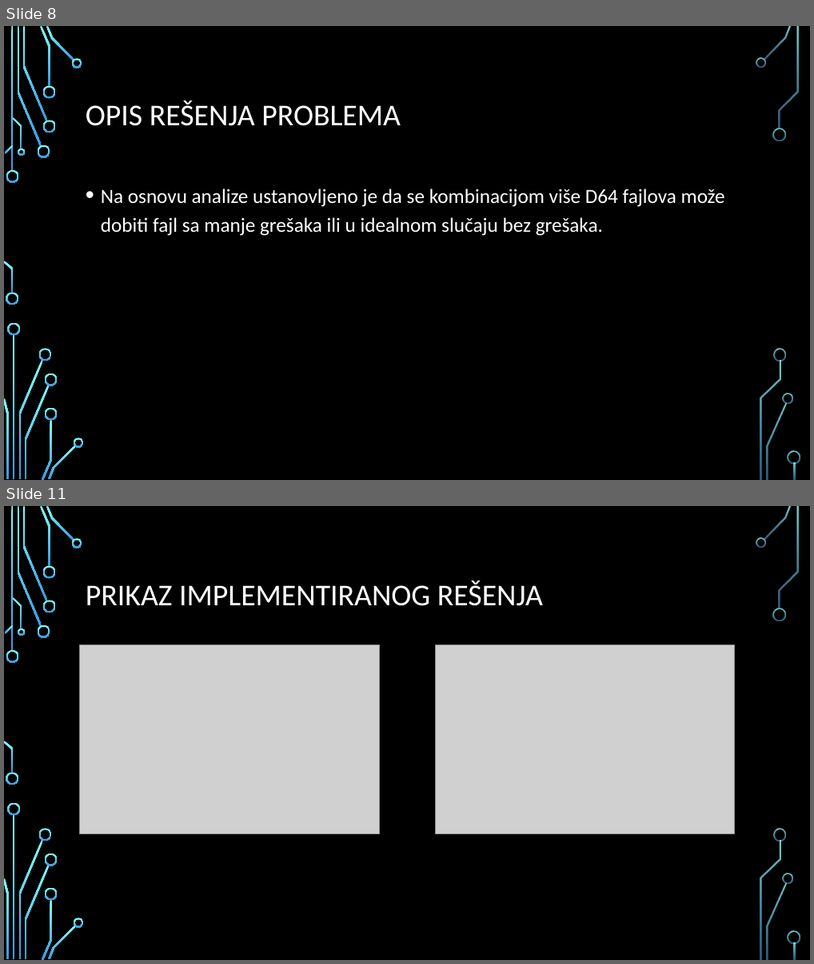
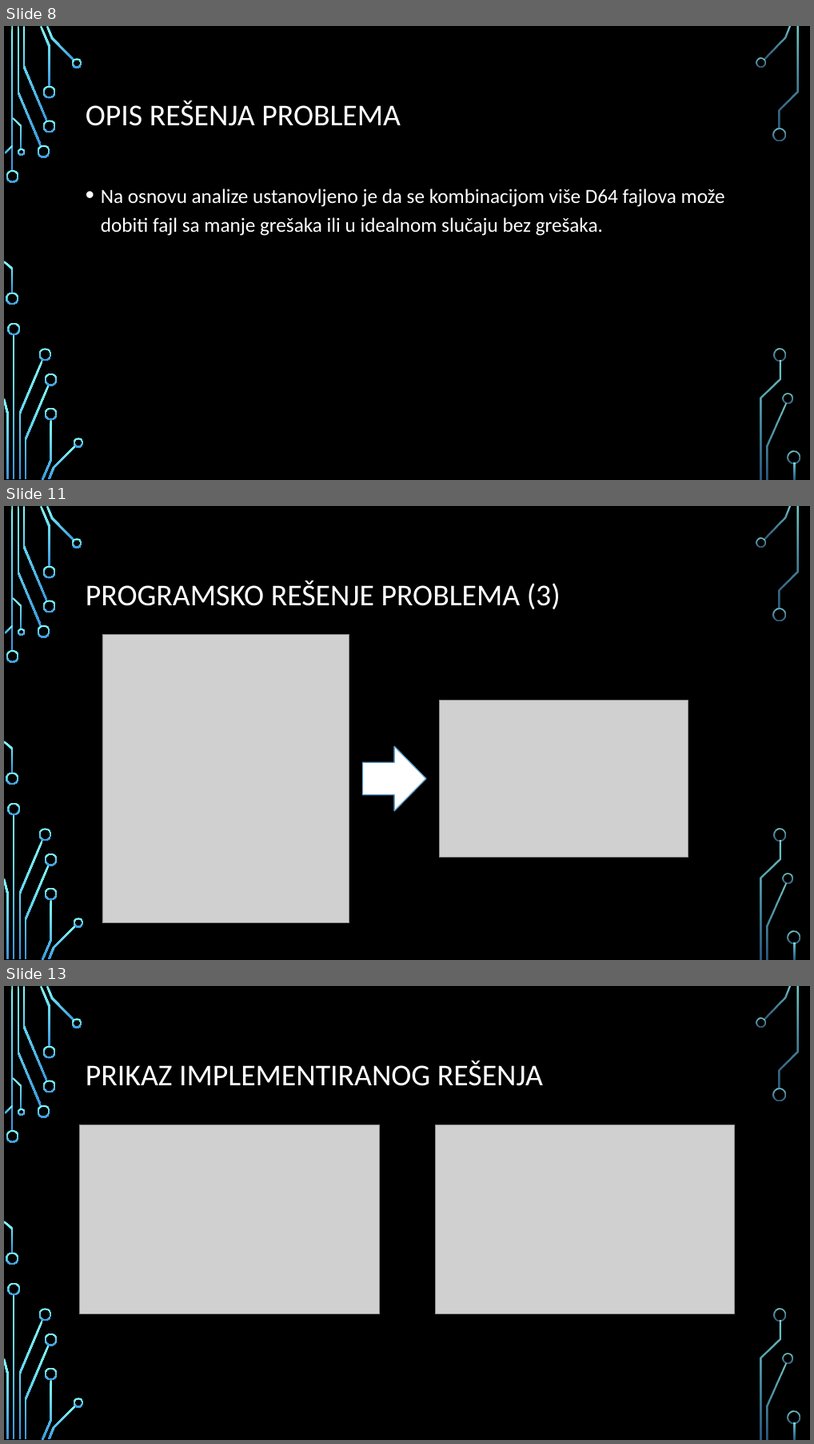
Before and after one commit to DejanPredojevic/Diplomski-rad, a slide deck: Prezentacija.pptx. Shown one above the other, each under a label of ours: slides 8 and 11 before the commit, slides 8, 11 and 13 after it; the slides between them are not shown. The pictures are 814x964 and 814x1444 pixels, drawn with LibreOffice and Linux fonts; fonts in the diff are those of the drawing; grey boxes stand for pictures; background and template pictures are left out. Boxes give left, top, right and bottom in pixels: in the first picture for what was removed or moved away, otherwise in the second. Text is boxed around its words. In the diff, an @@ line names an element or a change of style, - is before the commit and + after.

```diff
--- a/Prezentacija.pptx
+++ b/Prezentacija.pptx
@@ slide 11 added at <box>4,506,810,960</box>, background picture (left out); not listed: 36 template elements that a slide beside it also shows @@
@@ title added at <box>86,580,561,609</box>, 36 pt, text #FFFFFF @@
+PROGRAMSKO REŠENJE PROBLEMA (3)
@@ picture added at <box>102,634,350,923</box> @@
@@ picture added at <box>439,700,688,857</box> @@
@@ right arrow added at <box>362,746,426,811</box>, fill #FFFFFF, outline #63A0CC 1.25 pt @@
@@ what was slide 11 is now slide 13 @@
```
Also in this commit, not shown: 4 slides changed, 3 other slides added.
